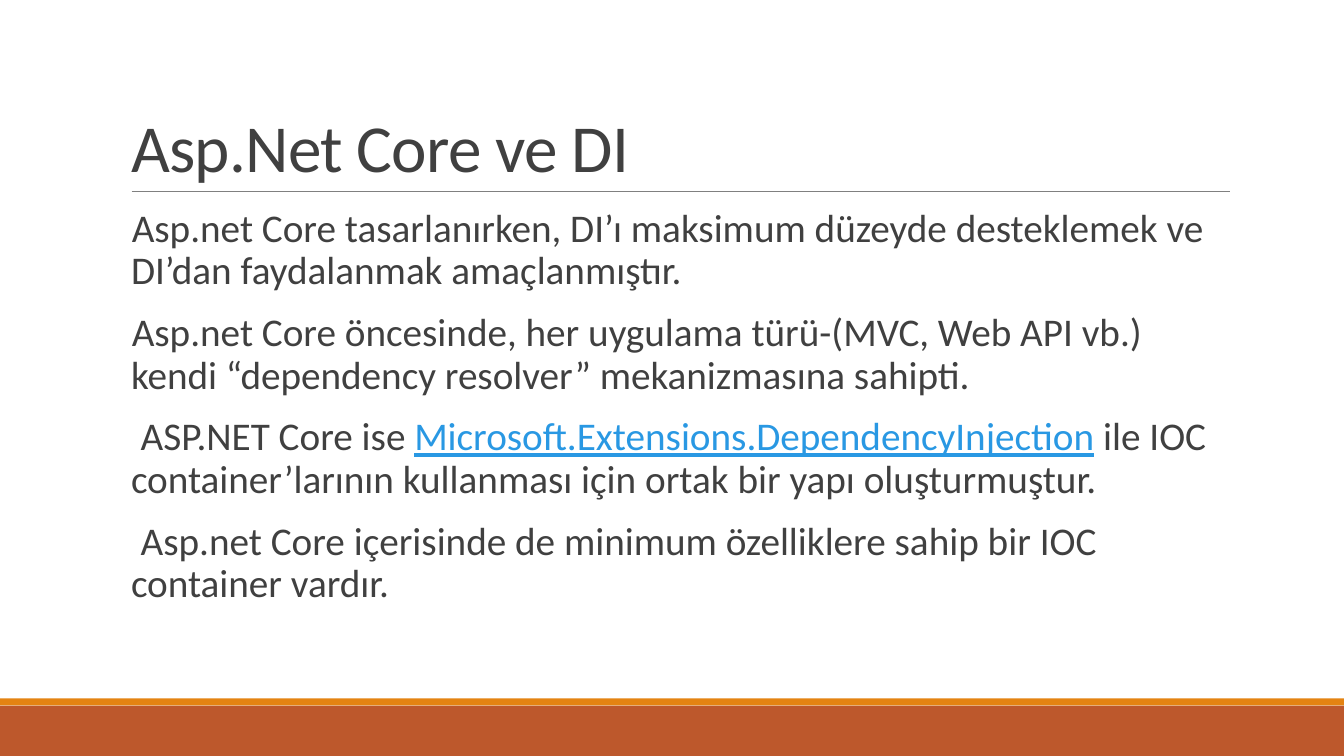
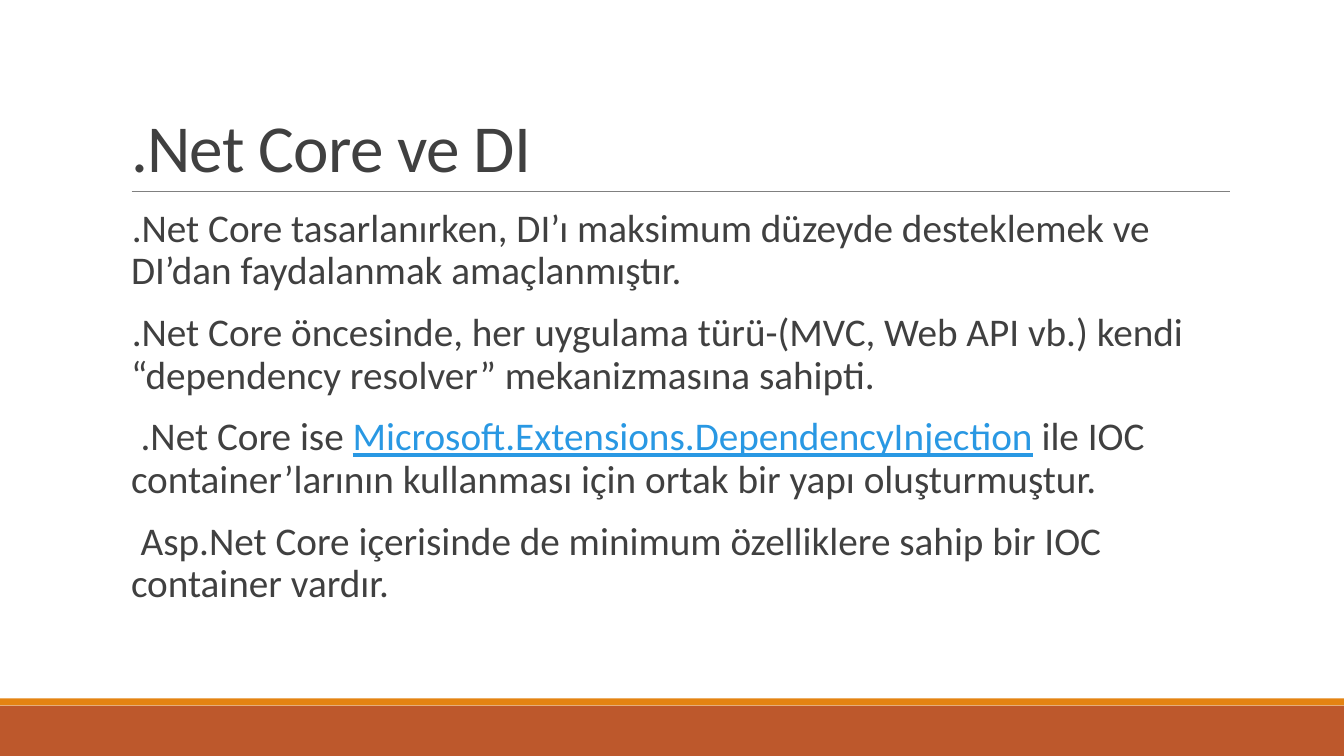
Before and after one commit to ozgurkaplan/MsMeetup20171025, a slide deck: slide 11 of Dependency Injection with net Core.pptx. Drawn at 1344x756 pixels with LibreOffice and Linux fonts; fonts in the diff are those of the drawing. Boxes give left, top, right and bottom in pixels: in the first picture for what was removed or moved away, otherwise in the second. Text is boxed around its words. In the diff, an @@ line names an element or a change of style, - is before the commit and + after.

```diff
--- a/Dependency Injection with net Core.pptx
+++ b/Dependency Injection with net Core.pptx
@@ title at [131, 128, 532, 173]: text changed @@
-Asp.Net Core ve DI
+.Net Core ve DI
@@ text at [131, 214, 1183, 598]: text changed @@
-  Asp.net Core tasarlanırken, DI’ı maksimum düzeyde desteklemek ve DI’dan faydalanmak amaçlanmıştır.
-  Asp.net Core öncesinde, her uygulama türü-(MVC, Web API vb.) kendi “dependency resolver” mekanizmasına sahipti.
-  ASP.NET Core ise Microsoft.Extensions.DependencyInjection ile IOC container’larının kullanması için ortak bir yapı oluşturmuştur.
-  Asp.net Core içerisinde de minimum özelliklere sahip bir IOC container vardır.
+  .Net Core tasarlanırken, DI’ı maksimum düzeyde desteklemek ve DI’dan faydalanmak amaçlanmıştır.
+  .Net Core öncesinde, her uygulama türü-(MVC, Web API vb.) kendi “dependency resolver” mekanizmasına sahipti.
+  .Net Core ise Microsoft.Extensions.DependencyInjection ile IOC container’larının kullanması için ortak bir yapı oluşturmuştur.
+  Asp.Net Core içerisinde de minimum özelliklere sahip bir IOC container vardır.
```
Also in this commit, not shown: 21 other files.
